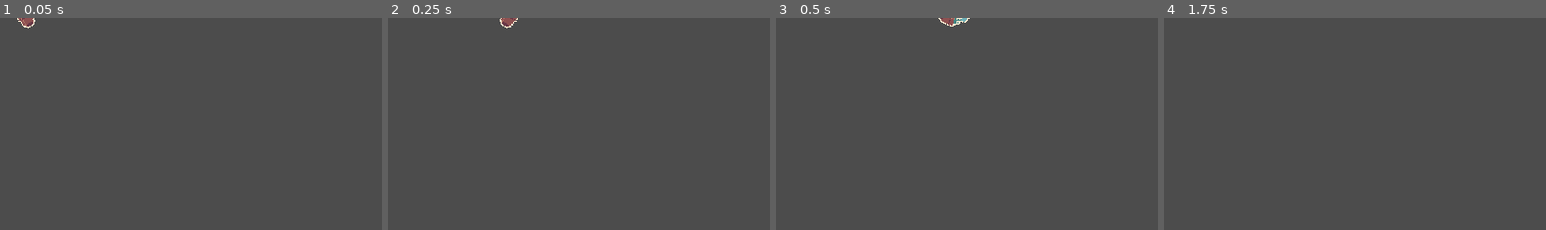
Above: before the commit, frames 1-4 (left to right).
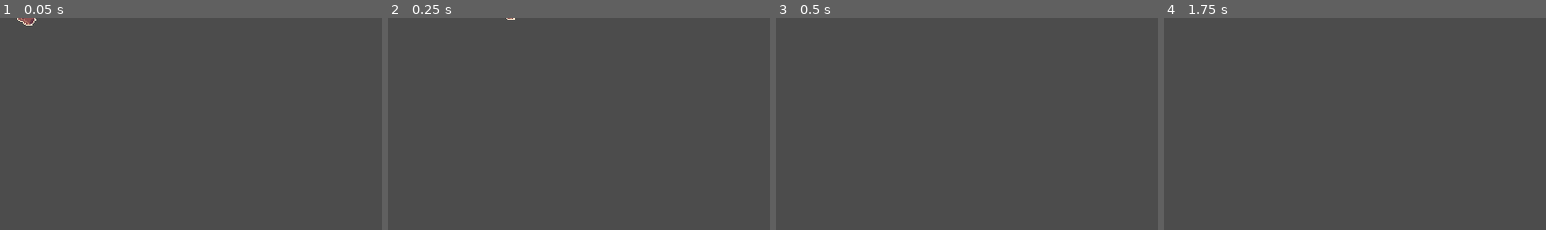
Above: after the commit, the same moments.

Repository: OceanBoy612/BrackeysJam2021
Game: Godot game, scene res://Code/Bullets/FlowerBullet.tscn
The game is run twice, just before and just after one commit, with the same random seed, the same clock (stepped at 60 frames per second) and the same inputs. This scene is started directly instead of the project's main scene.
Inputs (mouse positions are % of the whole screen's width and height, from its top left):
- Up to frame 1 (0.05 s): no input
- Up to frame 2 (0.25 s): no input
- Up to frame 3 (0.5 s): no input
- Up to frame 4 (1.75 s): tap Enter at 0.5 s; move the mouse to (72, 45) at 0.52 s; press the mouse at (72, 45) at 0.53 s; hold Right (ui_right) 0.53-1.28 s; tap Space at 1.25 s; move the mouse to (30, 55) at 1.27 s; release the mouse at (30, 55) at 1.28 s; hold Down (ui_down) from 1.28 s (still down); click (30, 55) at 1.35 s
The pictures show only the part of the screen within x 0-50%, y 0-50%; the shares and areas given below are measured in that part.

The runs differ from the first frame. In frame 1, 0.1% of the frame differs, in the area x 4-10%, y 0-5%; in frame 2, 0.2%; in frame 3, 0.2%, in the area x 42-51%, y 0-5%; in frame 4, nothing differs.

Commit message:
Updated bullet stats

Diff:
--- a/src/Code/Bullets/FlowerBullet.tscn
+++ b/src/Code/Bullets/FlowerBullet.tscn
@@ -8,7 +8,10 @@
 
 [node name="FlowerBullet" instance=ExtResource( 2 )]
 speed = 400.0
+damage = 4
 time_alive = 0.5
+shot_cone = 10.0
+rotate = false
 
 [node name="Shape" parent="." index="0"]
 shape = SubResource( 1 )
--- a/src/Code/Bullets/PumpkinBullet.tscn
+++ b/src/Code/Bullets/PumpkinBullet.tscn
@@ -7,6 +7,9 @@
 radius = 8.35945
 
 [node name="PumpkinBullet" instance=ExtResource( 2 )]
+speed = 250.0
+damage = 6
+shot_cone = 30.0
 
 [node name="Shape" parent="." index="0"]
 shape = SubResource( 1 )
--- a/src/Code/Bullets/QuillBullet.tscn
+++ b/src/Code/Bullets/QuillBullet.tscn
@@ -7,6 +7,10 @@
 extents = Vector2( 6.94348, 2.40948 )
 
 [node name="QuillBullet" instance=ExtResource( 2 )]
+speed = 250.0
+damage = 3
+time_alive = 3.0
+rotate = false
 
 [node name="Shape" parent="." index="0"]
 shape = SubResource( 1 )
--- a/src/Code/Bullets/TeapotBullet.tscn
+++ b/src/Code/Bullets/TeapotBullet.tscn
@@ -7,6 +7,10 @@
 radius = 6.29935
 
 [node name="TeapotBullet" instance=ExtResource( 2 )]
+speed = 450.0
+damage = 4
+time_alive = 0.7
+shot_cone = 20.0
 
 [node name="Shape" parent="." index="0"]
 shape = SubResource( 1 )
--- a/src/Code/Bullets/TeddyBullet.tscn
+++ b/src/Code/Bullets/TeddyBullet.tscn
@@ -7,6 +7,8 @@
 radius = 7.65156
 
 [node name="TeddyBullet" instance=ExtResource( 2 )]
+damage = 3
+shot_cone = 20.0
 
 [node name="Shape" parent="." index="0"]
 shape = SubResource( 1 )
